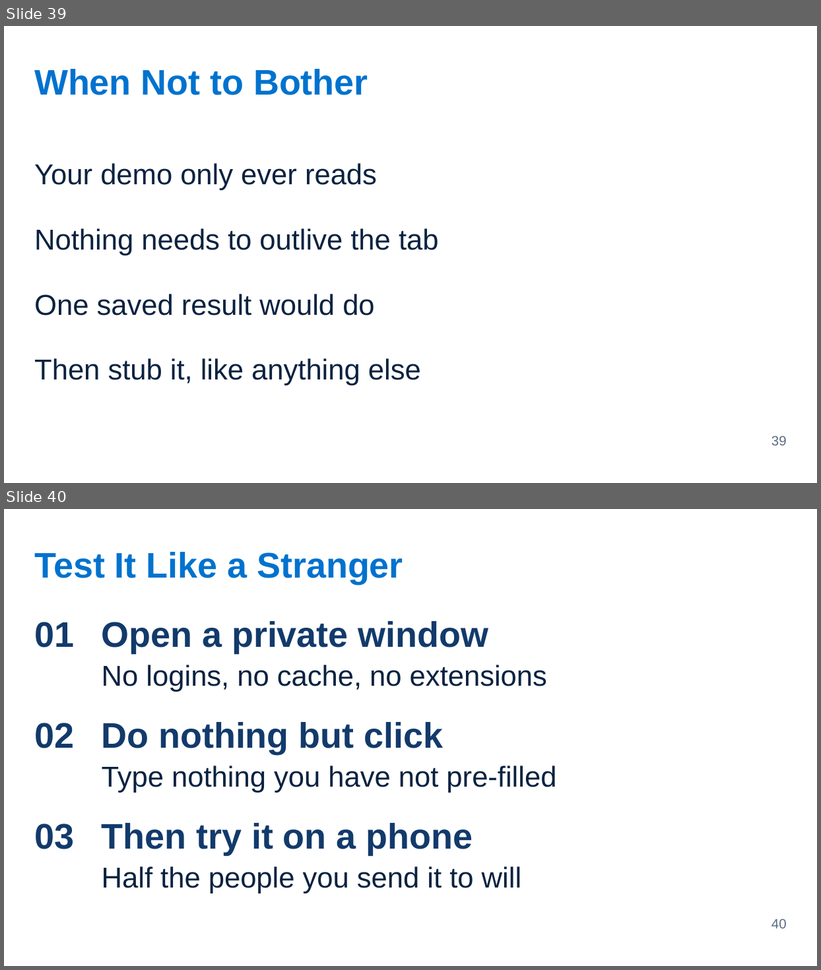
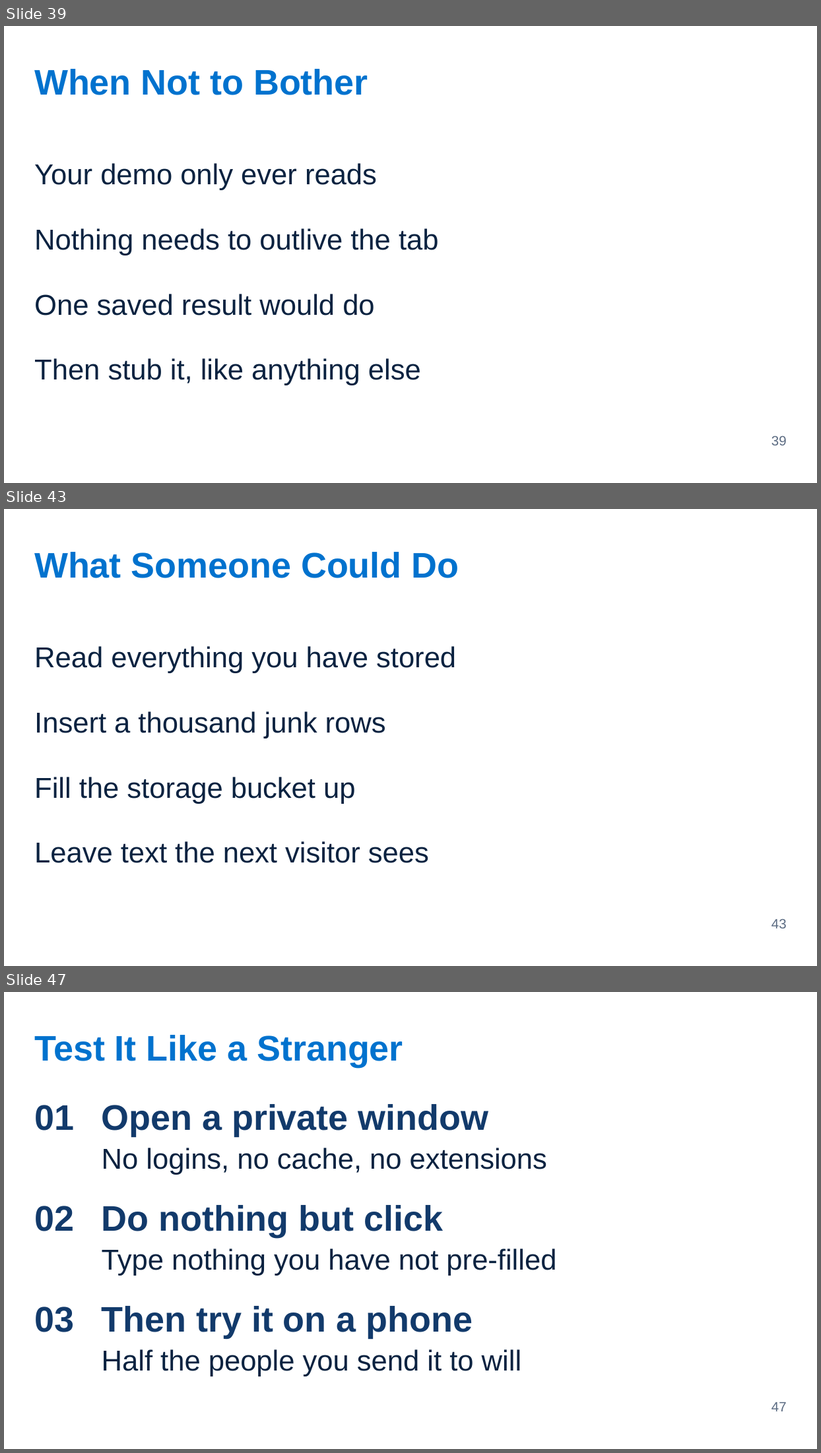
Before and after one commit to Victor-Palacios/SLaiDES, a slide deck: examples/pptx/immersion-2-3-making-it-demoable.pptx. Shown one above the other, each under a label of ours: slides 39 and 40 before the commit, slides 39, 43 and 47 after it; the slides between them are not shown. The pictures are 821x970 and 821x1453 pixels, drawn with LibreOffice and Linux fonts; fonts in the diff are those of the drawing. Boxes give left, top, right and bottom in pixels: in the first picture for what was removed or moved away, otherwise in the second. Text is boxed around its words. In the diff, an @@ line names an element or a change of style, - is before the commit and + after.

```diff
--- a/examples/pptx/immersion-2-3-making-it-demoable.pptx
+++ b/examples/pptx/immersion-2-3-making-it-demoable.pptx
@@ slide 43 added at [4, 509, 817, 966], background #FFFFFF @@
@@ text added at [34, 552, 459, 578], 42 pt, text #0072CE, bold @@
+What Someone Could Do
@@ text added at [34, 646, 456, 673], 34 pt, text #0A2240 @@
+Read everything you have stored
@@ text added at [34, 712, 386, 739], 34 pt, text #0A2240 @@
+Insert a thousand junk rows
@@ text added at [34, 777, 356, 804], 34 pt, text #0A2240 @@
+Fill the storage bucket up
@@ text added at [34, 842, 429, 863], 34 pt, text #0A2240 @@
+Leave text the next visitor sees
@@ page number added at [772, 919, 787, 929], 16 pt, text #5B6B82 @@
+43
@@ what was slide 40 is now slide 47 @@
@@ page number at [772, 1403, 787, 1412]: text changed @@
-40
+47
```
Also in this commit, not shown: 6 other slides added, 7 other files.
